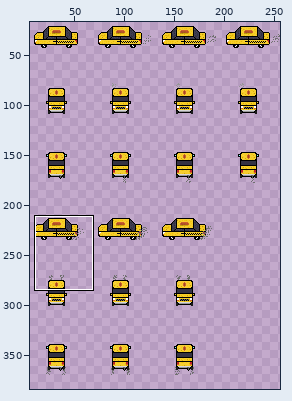
Sprite sheet -- Assets/Taxi's/Default/Default_Taxi_Sprite.png. Above, an overview of the earlier version with the close-up marked.
Close-up. As it was:
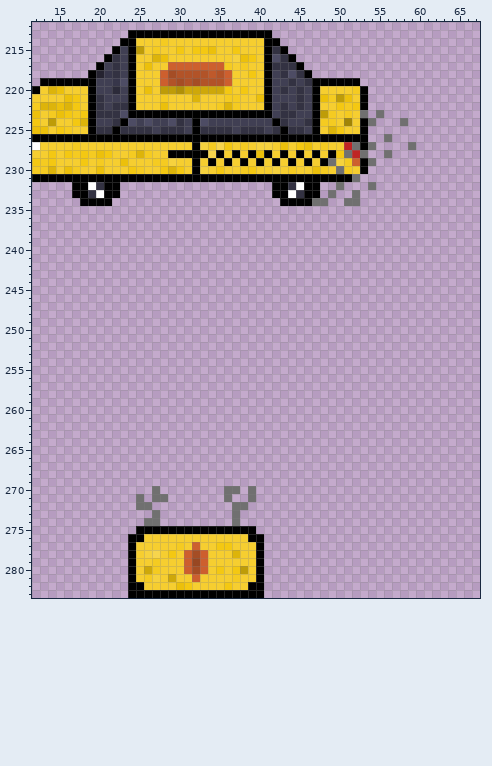
The file is 256x384 pixels. Colours within 5 levels of each other are drawn and written as one. Shown: x 12..67, y 212..283. The wide view leaves out empty margins. The commit also changed other parts of the picture, which this record leaves out.
After:
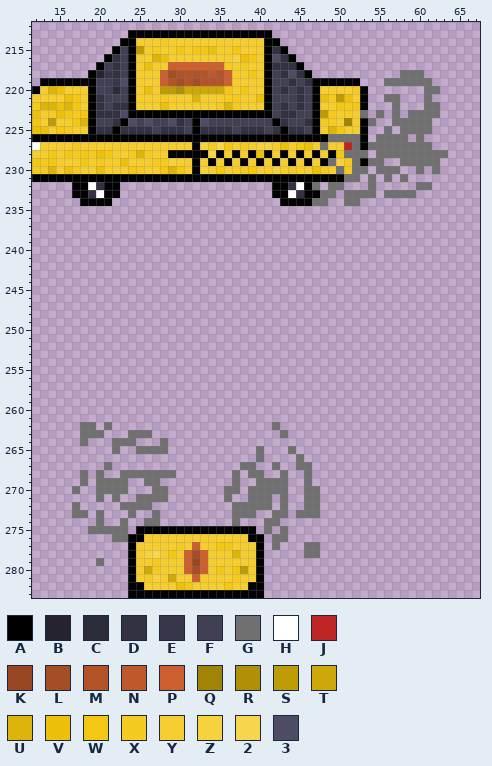
Palette (. is transparent): A #000000  B #252330  C #2c2b3a  D #333242  E #37364a  F #403f53  G #707070  H #ffffff  J #bf2424  K #984722  L #a54d25  M #b25328  N #bf592b  P #cd5f2e  Q #a18406  R #b09007  S #be9c08  T #cea809  U #ddb40a  V #ecc00b  W #f4c812  X #f5cb21  Y #f6ce30  Z #f6d23e  2 #f7d54d  3 #4d4c64
Change:
Colour G now appears in row 218 at x 58 to 60; in row 219 at x 56 to 61; in row 220 at x 61 to 62; in row 221 at x 56 to 57 and 61; in row 222 at x 57 and 61 to 62; in row 223 at x 57 and 59 to 62.
Colour G now appears in row 224 at x 57 and 59 to 61; in row 225 at x 56 and 58 to 61; in row 226 at x 55, 57 to 58 and 60; in row 227 at x 55 to 58 and 60 to 61; in row 228 at x 55 and 57 to 63; in row 229 at x 55 and 58 to 62.
Colour G now appears in row 230 at x 55 to 57, 60 and 62; in row 231 at x 54, 56 and 58; in row 232 at x 49 and 60 to 61; in row 233 at x 48, 51, 53 to 54 and 56 to 59; in row 262 at x 18 to 19, 21 and 42; in row 263 at x 18 to 20, 24 to 26 and 43.
Colour G now appears in row 264 at x 18, 22 to 24 and 28; in row 265 at x 22, 25 to 28, 40 and 44; in row 266 at x 40 and 45; in row 267 at x 21, 38 to 39, 42 and 45 to 46; in row 268 at x 18, 20, 23 to 29, 37, 39 to 40, 43 and 46; in row 269 at x 18, 20 to 23, 26 to 27, 37, 40 to 43 and 46.
Colour G now appears in row 270 at x 17, 20 to 23, 28, 40 to 43 and 46 to 47; in row 271 at x 20, 22, 26, 40 to 41, 43 and 46 to 47; in row 272 at x 17, 23 to 24, 39 to 41, 43 and 46 to 47; in row 273 at x 17 to 18, 20, 24, 38 to 39, 42 to 43 and 45 to 47; in row 274 at x 20, 23 and 41 to 42; in row 275 at x 19 to 23, 41 and 43.
Colour G now appears in row 276 at x 22 to 23 and 42 to 43; in row 277 at x 42 and 46 to 47; in row 278 at x 46 to 47; in row 279 at x 20.
The author changed colour A to colour G in row 226 at x 49 to 52; in row 230 at x 53; in row 231 at x 51; in row 232 at x 47.
The author changed colour J to colour G in row 228 at x 52.
The author changed colour P to colour G in row 229 at x 52.
The author changed colour X to colour G in row 227 at x 48.
The author changed colour Y to colour G in row 230 at x 52.
